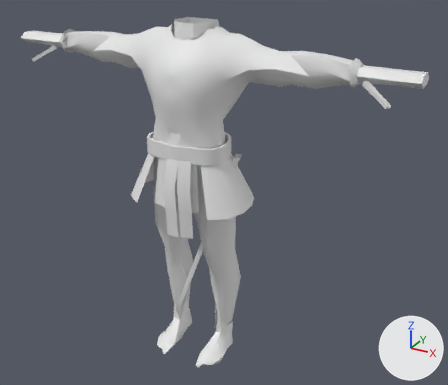
Two versions of the Blender file assets/characters/wardrobe/source/arms_master.blend, one commit apart.
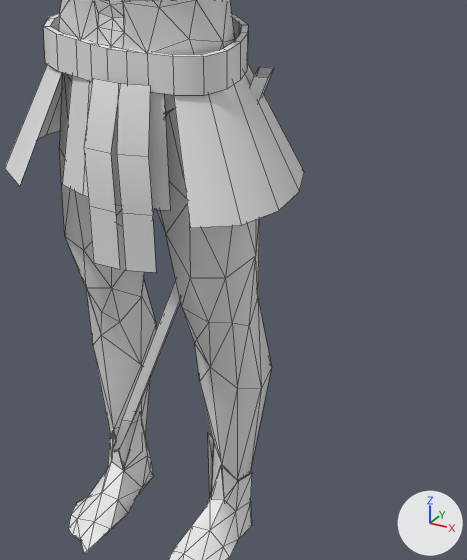
Each version appears first whole from a camera (50 mm lens) standing at (1.37, -2.18, 1.97) and looking at (0.07, 0.18, 0.79), and next in a close-up on the part from 29% to 72% of the width and 33% to 93% of the height. Arrows for +X, +Y and +Z are at lower right; the lights stay in place. The first two pictures are the older version. The close-ups show mesh edges as thin lines.

The older version as bpy lines, for what is in view:
```python
me_outfit = bpy.data.meshes.new('Outfit')
me_outfit.from_pydata(...)  # 957 vertices, 1246 faces; spans x -0.95..0.95, y -0.18..0.2, z -0.01..1.59
me_outfit.polygons.foreach_set('use_smooth', [True] * 1246)
# faces by material slot: [1190, 56]
me_outfit.materials.append(mat_wr_closed)  # white #e7e7e7
me_outfit.materials.append(mat_wr_strips)  # white #e7e7e7
ob_outfit = bpy.data.objects.new('Outfit', me_outfit)
ob_outfit.location = (0.0, 0.0, 0.0)
```
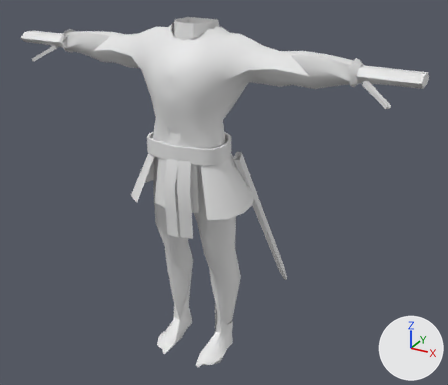
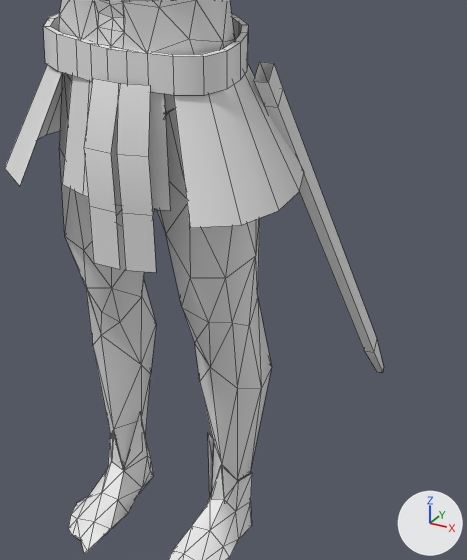
Boxes (x1, y1, x2, y2) around the edits, measured in the close-ups (467 x 560 px; the box of a moved part takes in the faces that stretch with it):
'Outfit', reshaped
    before: (5, 0, 304, 560)
    after: (5, 0, 384, 560)
part 1 of me_outfit, moved or reshaped
    before: (112, 67, 274, 452)
    after: (254, 62, 384, 373)

Diff of the bpy script that builds the scene:
```diff
--- a/assets/characters/wardrobe/source/arms_master.blend.py
+++ b/assets/characters/wardrobe/source/arms_master.blend.py
@@ me_outfit @@
 # used by ob_outfit; location = (0.0, 0.0, 0.0)
-me_outfit.from_pydata(...)  # 957 vertices, 1246 faces; spans x -0.95..0.95, y -0.18..0.2, z -0.01..1.59
+me_outfit.from_pydata(...)  # 957 vertices, 1246 faces; spans x -0.95..0.95, y -0.18..0.47, z -0.01..1.59
+# me_outfit part 1
+# 1 vertex is removed from x -0.09, y -0.02, z 0.18
+# 8 faces are deleted
+# 4 vertices in x -0.07..-0.05, y -0.03..-0.02, z 0.27 move by (0.34, 0.43, 0.04)
+# 20 vertices move from x -0.1..0.22, y -0.03..0.09, z 0.19..1.04 to x 0.18..0.3, y 0.04..0.47, z 0.23..1.05
+# 1 vertex is added at (0.29, 0.46, 0.23)
+# 8 new faces join them, mat_wr_closed (white #e7e7e7)
 me_outfit.materials.append(mat_wr_closed)
```
